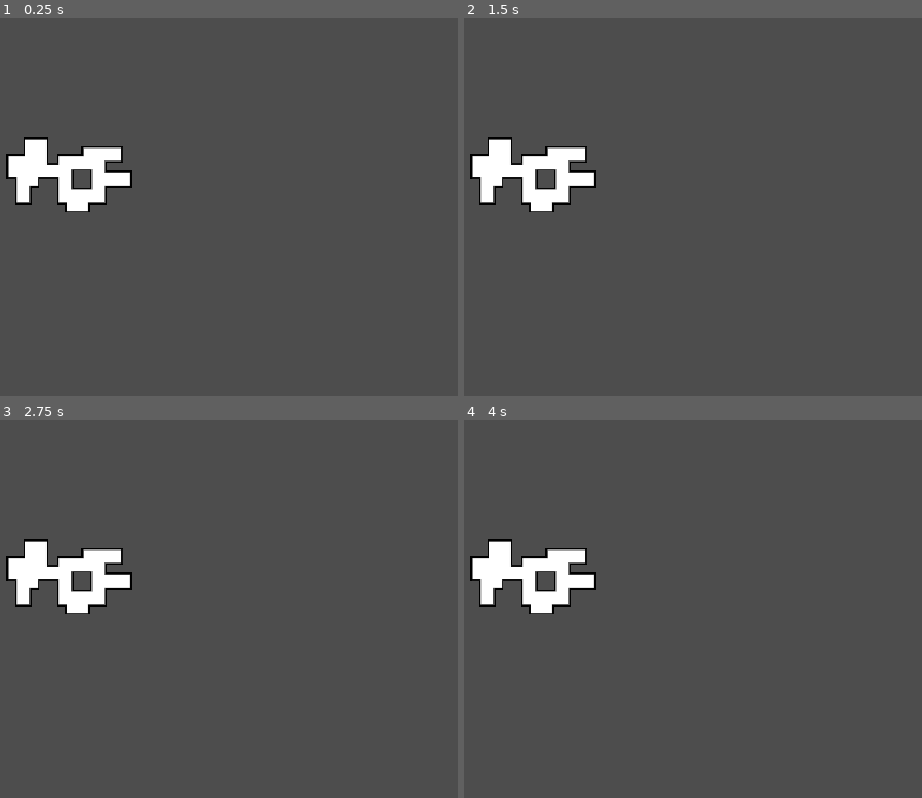
Above: before the commit, frames 1-4 (two rows, left to right).
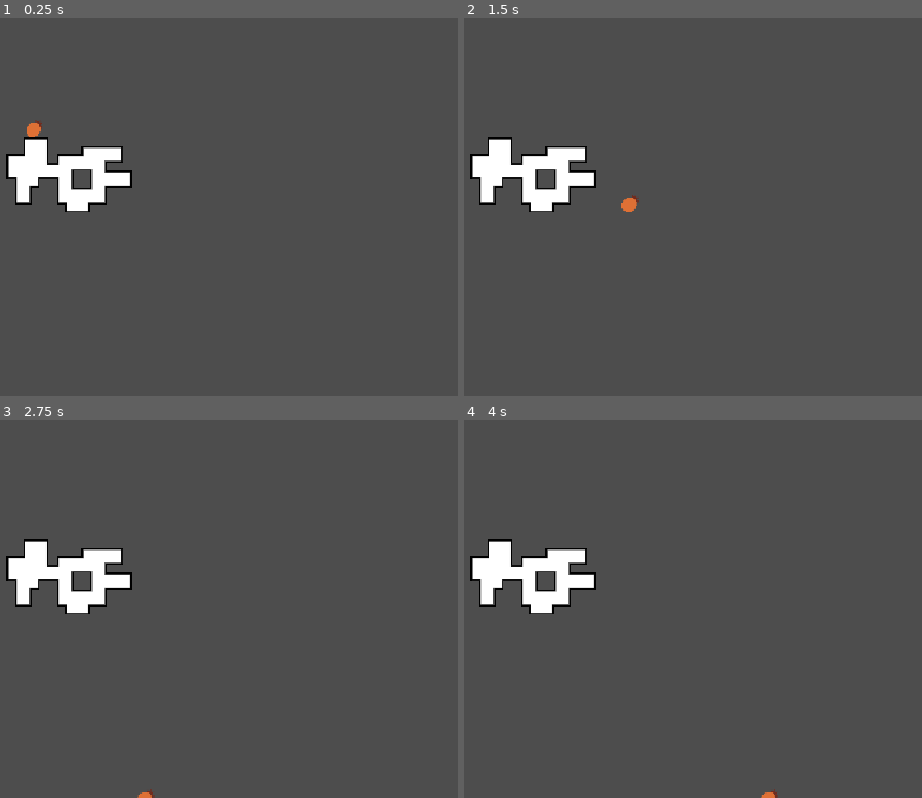
Above: after the commit, the same moments.

Repository: Agecaf/gmtk26-jamgame
Game: Godot game, scene res://test/parrot/test_scene.tscn
Two runs of this game, one before a commit and one after it. Both use one fixed random seed, a clock stepped at 60 frames per second and the inputs below.
Inputs:
- Up to frame 1 (0.25 s): no input
- Up to frame 2 (1.5 s): tap Enter at 0.5 s; hold Right (ui_right) from 0.53 s (still down); tap Up (ui_up) at 0.6, 0.77, 1.07, 1.35 s; tap Space at 1.25 s
- Up to frame 3 (2.75 s): tap Up (ui_up) at 1.52, 1.82, 2.1 s; tap Enter at 2 s; release Right (ui_right) at 2.03 s; hold Left (ui_left) from 2.03 s (still down)
- Up to frame 4 (4 s): tap Space at 2.75 s; release Left (ui_left) at 2.78 s; hold Right (ui_right) from 2.78 s (still down); tap Up (ui_up) at 2.85, 3.02, 3.32, 3.6, 3.77 s; tap Enter at 3.5 s

The runs differ from the first frame. In frame 1, 0.1% of the frame differs, in the area x 5-10%, y 26-32%; in frame 2, 0.1%, in the area x 34-39%, y 46-52%; in frame 3, less than 0.1%; in frame 4, less than 0.1%.

Commit message:
Add preliminary character with basic ←↑→ movement

Diff:
--- a/game/game_scene.gd
+++ b/game/game_scene.gd
@@ -1,4 +1,8 @@
 class_name GameScene extends Node2D
+
+
+@export var gravity: float = 100
+
 
 # Initialization
 func _ready() -> void:
--- /dev/null
+++ b/game/player/player.gd
@@ -0,0 +1,53 @@
+class_name Player
+extends CharacterBody2D
+
+
+@export var speed: float = 200
+@export var jump_force: float = 1000
+
+
+var collider: CollisionShape2D:
+	get: return $Collider
+
+var x_min: float:
+	get: return 0
+var x_max: float:
+	get: return get_viewport_rect().size.x
+
+var y_min: float:
+	get: return 0
+var y_max: float:
+	get: return get_viewport_rect().size.y
+
+var can_jump: bool
+
+
+func _ready() -> void:
+	reset()
+	Game.player = self
+
+
+func _physics_process(_delta: float) -> void:
+	var jump_pressed: bool = Input.is_action_just_pressed('ui_up')
+
+	if jump_pressed and can_jump:
+		can_jump = false
+		velocity.y -= jump_force
+
+	if is_on_floor():
+		can_jump = true
+
+	var move_left: int = 1 if Input.is_action_pressed('ui_left') else 0
+	var move_right: int = 1 if Input.is_action_pressed('ui_right') else 0
+
+	velocity.x = speed * (move_right - move_left)
+	velocity.y += Game.scene.gravity if Game.scene else 0.0
+
+	move_and_slide()
+
+	position.x = clamp(position.x, x_min, x_max)
+	position.y = clamp(position.y, y_min, y_max)
+
+
+func reset() -> void:
+	can_jump = true
--- /dev/null
+++ b/game/player/player.tscn
@@ -0,0 +1,17 @@
+[gd_scene format=3 uid="uid://cvkdh0efsttia"]
+
+[ext_resource type="Script" uid="uid://rw8x3p1wrwvw" path="res://game/player/player.gd" id="1_b2mth"]
+[ext_resource type="Texture2D" uid="uid://donc40djv2yx" path="res://assets/art/tilesets/item_berry_placeholder.png" id="2_8soms"]
+
+[sub_resource type="CircleShape2D" id="CircleShape2D_11l1m"]
+radius = 11.0
+
+[node name="Player" type="CharacterBody2D" unique_id=716552642]
+script = ExtResource("1_b2mth")
+
+[node name="Sprite" type="Sprite2D" parent="." unique_id=919094306]
+texture = ExtResource("2_8soms")
+
+[node name="Collider" type="CollisionShape2D" parent="." unique_id=598347343]
+position = Vector2(-2, 2)
+shape = SubResource("CircleShape2D_11l1m")
--- a/scripts/global/game_manager.gd
+++ b/scripts/global/game_manager.gd
@@ -8,3 +8,4 @@
 # Links to core elements of the game
 var audio: Audio
 var scene: GameScene
+var player: Player
--- a/test/parrot/test_scene.tscn
+++ b/test/parrot/test_scene.tscn
@@ -1,7 +1,15 @@
 [gd_scene format=4 uid="uid://dhtswkp275r17"]
 
+[ext_resource type="Script" uid="uid://chjinrsrnremn" path="res://game/game_scene.gd" id="1_0hvj2"]
 [ext_resource type="TileSet" uid="uid://ba0ra1phem3vp" path="res://assets/art/tilesets/tileset.tres" id="1_ky58v"]
+[ext_resource type="PackedScene" uid="uid://cvkdh0efsttia" path="res://game/player/player.tscn" id="2_kgqlu"]
 
-[node name="TileMapLayer" type="TileMapLayer" unique_id=1476084430]
+[node name="TestScene" type="Node2D" unique_id=125685345]
+script = ExtResource("1_0hvj2")
+
+[node name="TileMapLayer" type="TileMapLayer" parent="." unique_id=1476084430]
 tile_map_data = PackedByteArray("AAAYABoAAAAGAAAAAAAYABsAAAADAAAAAAAZABsAAAAGAAAAAAAZABoAAAAGAAAAAAAZABkAAAADAAEAAAAYAB …(1168 unchanged characters)…
 tile_set = ExtResource("1_ky58v")
+
+[node name="Player" parent="." unique_id=716552642 instance=ExtResource("2_kgqlu")]
+position = Vector2(316, 243)
Not shown, added: game/player/player.gd.uid
